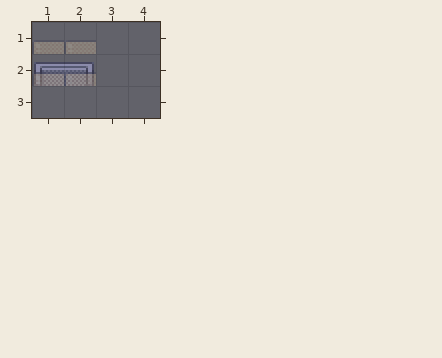
Two versions of a level (Tiled map (JSON), packages/game/assets/room-game/prefabs/workstations/variantA.tmj). This is how it looked before the edit.
Cells are 32x32 px. Shown: x 1..4, y 1..3.
The same view after the edit:
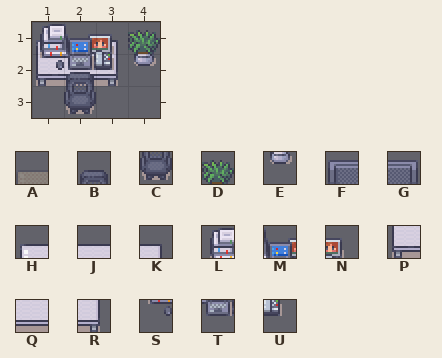
Key: from "Modern_Office_32x32": A 0, B 128, C 144, D 166, E 182, F 272, G 273, H 481, J 482, K 483, L 490, M 491, N 492, P 497, Q 498, R 499, S 506, T 507, U 508.
_ is an empty cell.
Tiles of an added or newly shown layer are drawn over the layers below it.
See-through tiles are keyed as they look on the map.
The edit:
{"where": "layer \"props/props-table\""}
{"y":1,"x":1,"old":"___","new":"HJK"}
{"y":2,"x":1,"old":"FG_","new":"PQR"}
{"where": "layer \"collision\" (removed)"}
{"y":1,"x":1,"old":"AA","new":"__"}
{"y":2,"x":1,"old":"AA","new":"__"}
{"where": "layer \"props/props-chair\" (added)"}
{"y":1,"x":4,"old":"_","new":"D"}
{"y":2,"x":2,"old":"_","new":"B"}
{"y":2,"x":4,"old":"_","new":"E"}
{"y":3,"x":2,"old":"_","new":"C"}
{"where": "layer \"props/props-desktop\" (added)"}
{"y":1,"x":1,"old":"___","new":"LMN"}
{"y":2,"x":1,"old":"___","new":"STU"}
{"label":"changed","picture_box":[32,24,160,114]}
